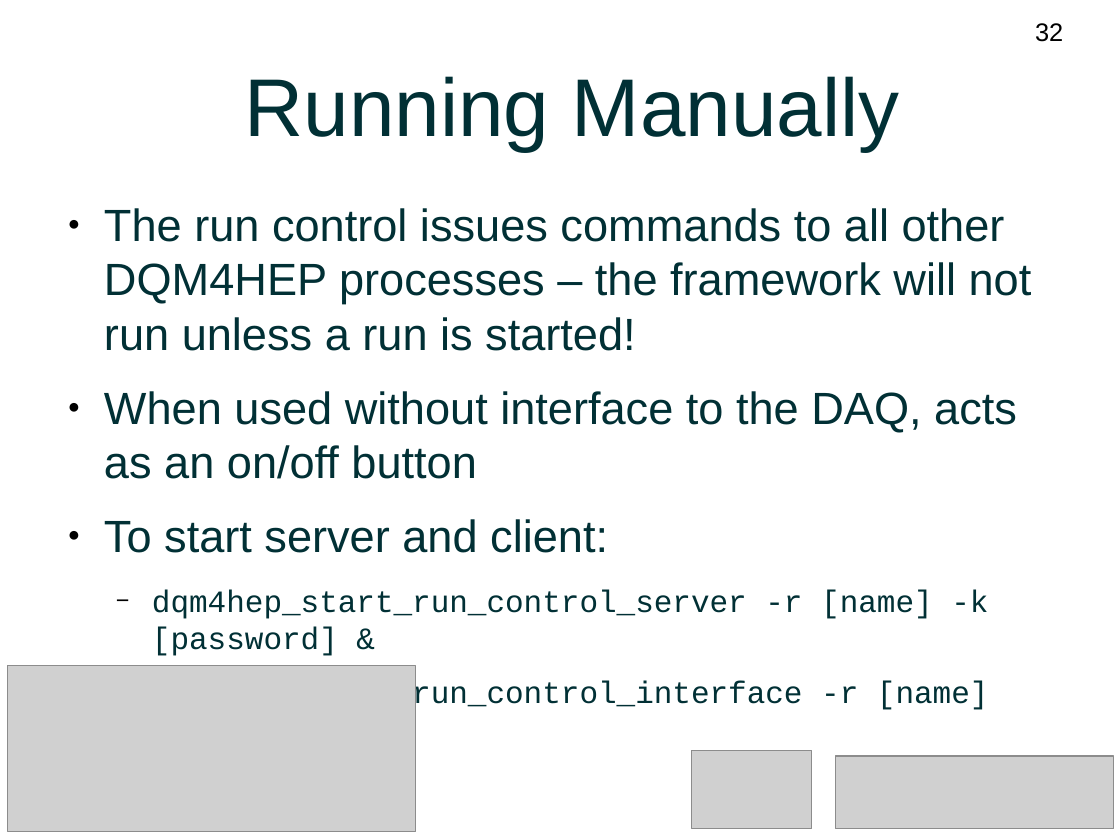
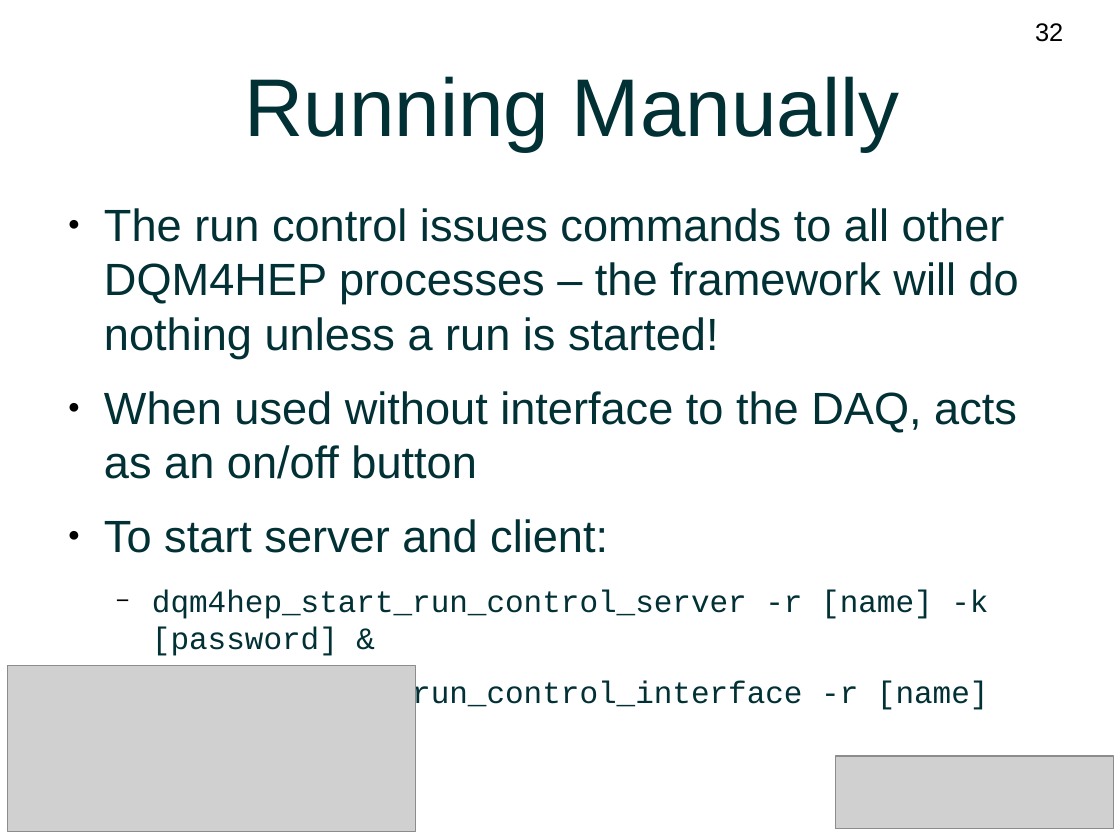
Before and after one commit to DQM4HEP/DQM4HEP-Workshop, a slide deck: slide 32 of BTTB2017-materials/Tutorial.odp. Drawn at 1120x840 pixels with LibreOffice and Linux fonts; fonts in the diff are those of the drawing; grey boxes stand for pictures. Boxes give left, top, right and bottom in pixels: in the first picture for what was removed or moved away, otherwise in the second. Text is boxed around its words. In the diff, an @@ line names an element or a change of style, - is before the commit and + after.

```diff
--- a/BTTB2017-materials/Tutorial.odp
+++ b/BTTB2017-materials/Tutorial.odp
@@ text at box(104, 208, 1019, 358): text changed @@
-● The run control issues commands to all other DQM4HEP processes – the framework will not run unless a run is started!
+● The run control issues commands to all other DQM4HEP processes – the framework will do nothing unless a run is started!
@@ picture removed at box(692, 751, 812, 829) @@
```
Also in this commit, not shown: 61 other slides changed, 7 slides added, 1 slide removed.
